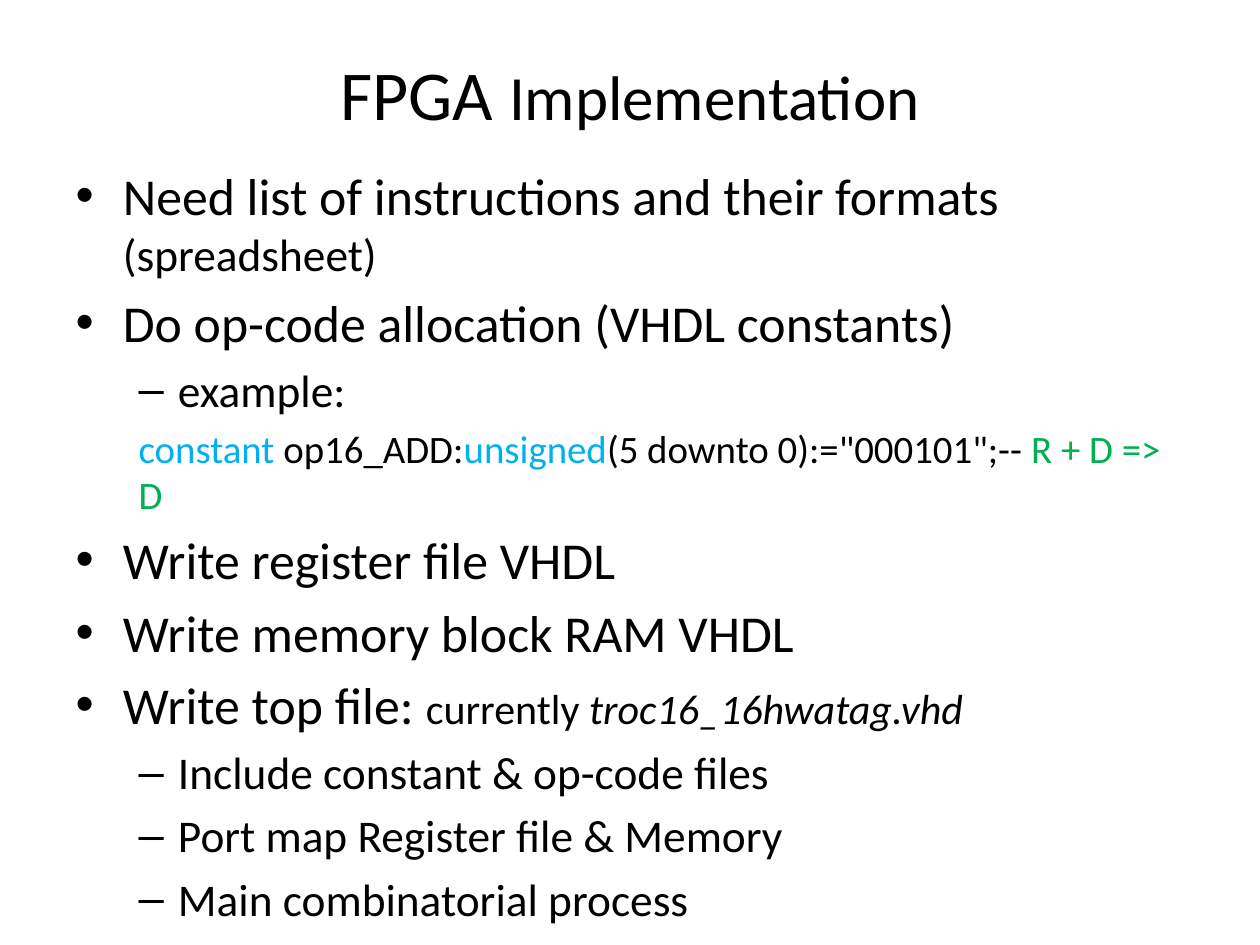
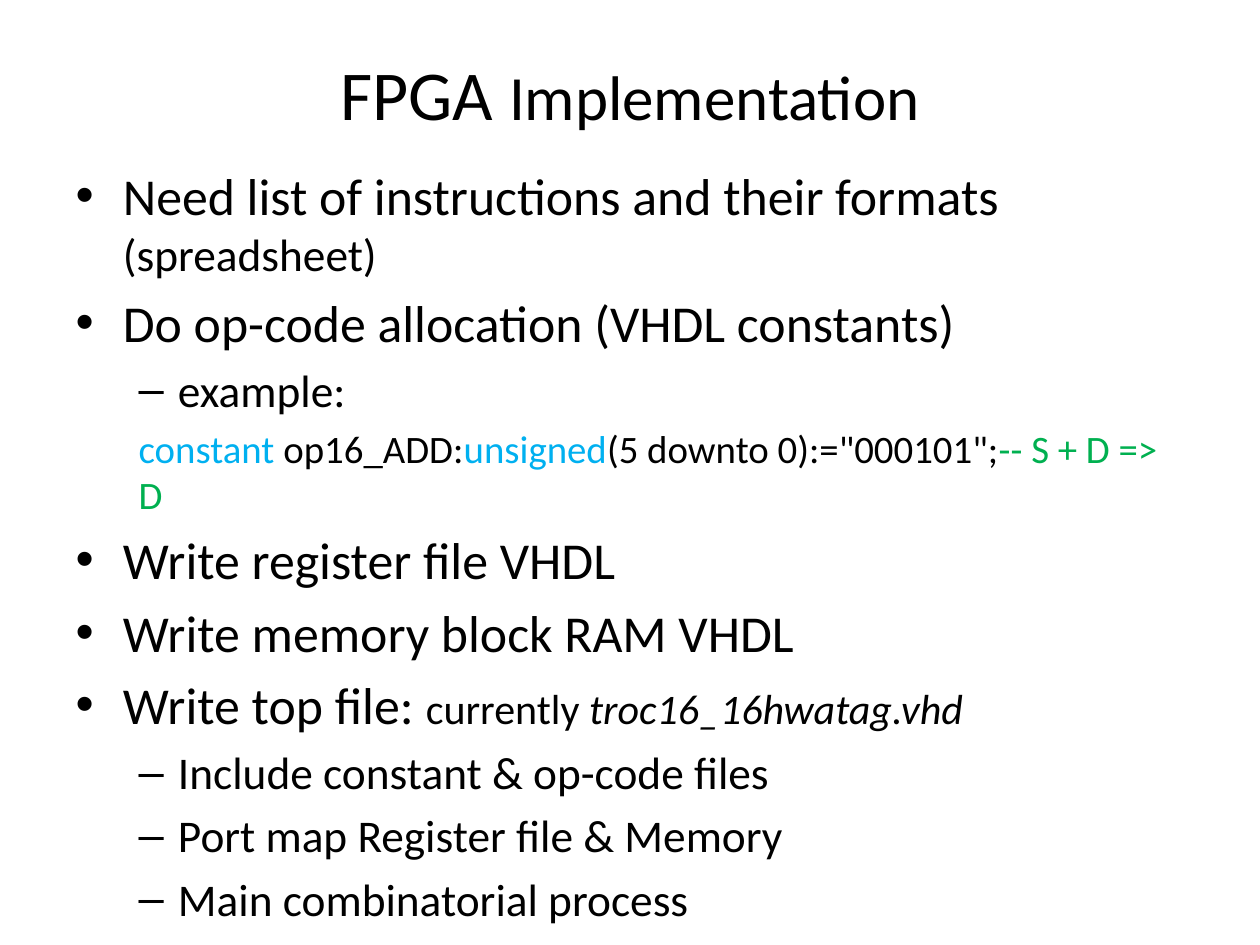
Before and after one commit to jimbrake/TROC16_16, a slide deck: slide 21 of DIY_soft-core_uP.pptx (slide 20 before the commit). Drawn at 1260x945 pixels with LibreOffice and Linux fonts; fonts in the diff are those of the drawing. Boxes give left, top, right and bottom in pixels: in the first picture for what was removed or moved away, otherwise in the second. Text is boxed around its words. In the diff, an @@ line names an element or a change of style, - is before the commit and + after.

```diff
--- a/DIY_soft-core_uP.pptx
+++ b/DIY_soft-core_uP.pptx
@@ text at box(139, 435, 1110, 509): text changed @@
-  constant op16_ADD:unsigned(5 downto 0):="000101";-- R + D => D
+  constant op16_ADD:unsigned(5 downto 0):="000101";-- S + D => D
```
Also in this commit, not shown: 12 other slides changed, 1 slide added.
